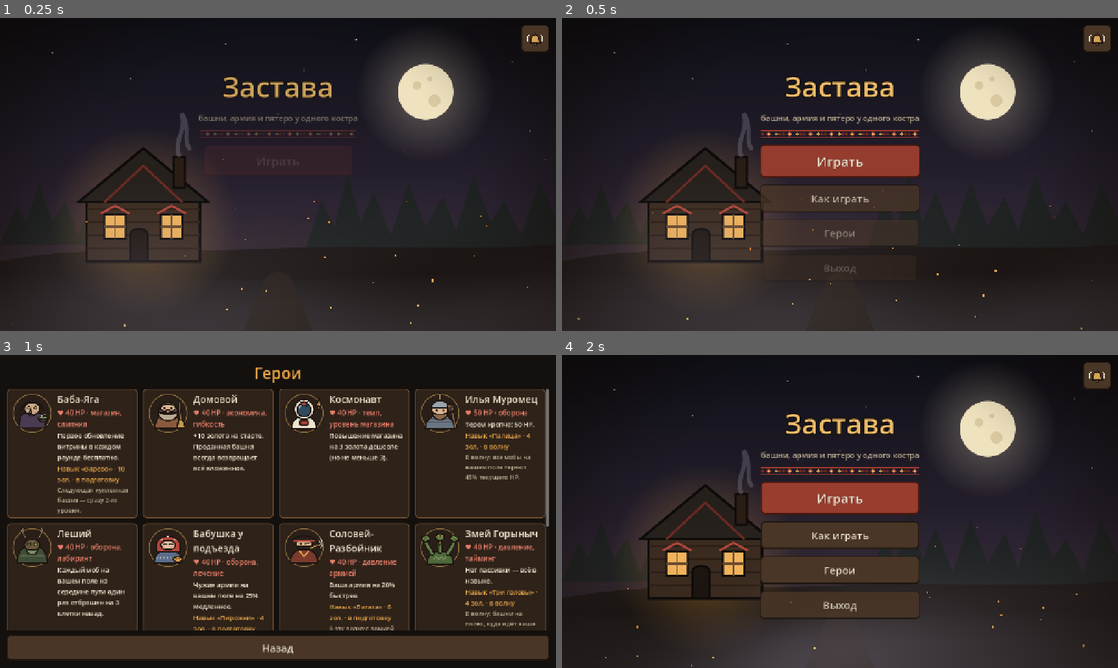
Above: before the commit, frames 1-4 (two rows, left to right).
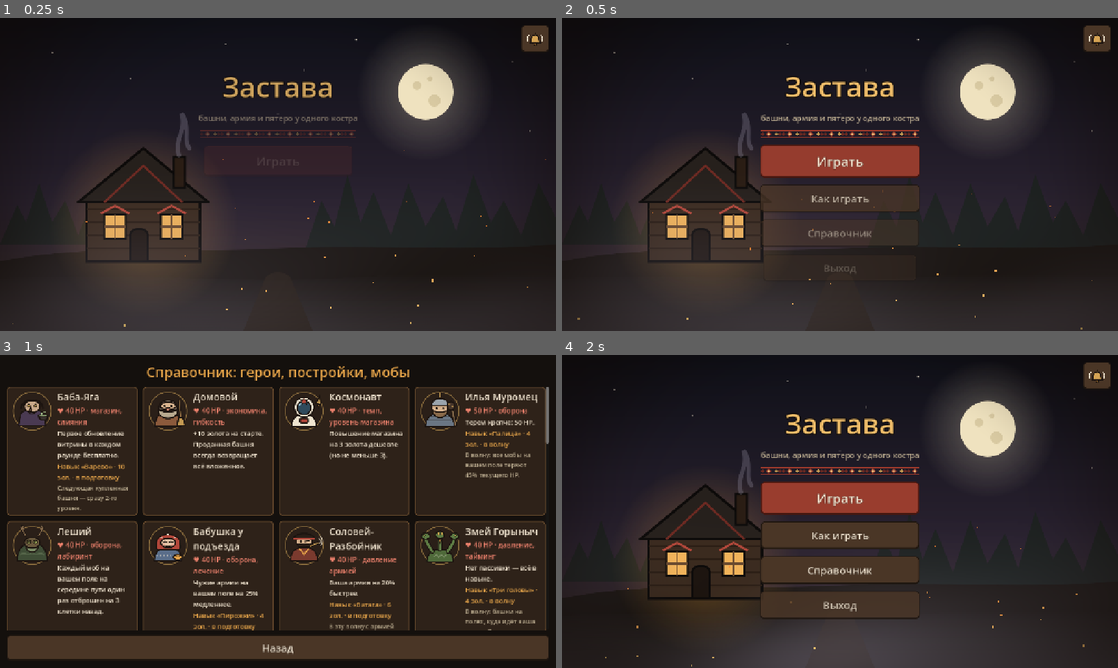
Above: after the commit, the same moments.

Repository: mewin1/godot-game
Game: Godot game, scene res://scenes/main_menu.tscn
Same seed, same stepped clock (60 frames per second), same inputs: the game is played once before the commit and once after it.
Inputs:
- Up to frame 1 (0.25 s): no input
- Up to frame 2 (0.5 s): no input
- Up to frame 3 (1 s): click "Герои" (after the commit: "Справочник") at 0.5 s
- Up to frame 4 (2 s): click "Назад" at 1.25 s

Frame 1 is identical in both runs. In frame 2, 0.1% of the frame differs, in the area x 44-56%, y 67-71%; in frame 3, 16%, in the area x 1-99%, y 3-88%; in frame 4, 0.2%.

Commit message:
Справочник: герои, постройки, мобы; описания старых башен

Diff:
--- a/data/towers/fire_1.tres
+++ b/data/towers/fire_1.tres
@@ -18,3 +18,4 @@
 slow_ticks = 0
 tags = Array[StringName]([&"fire"])
 color = Color(0.95, 0.45, 0.2, 1)
+description = "Жаровня: бьёт огнём по площади — хороша против толпы."
--- a/data/towers/fire_2.tres
+++ b/data/towers/fire_2.tres
@@ -18,3 +18,4 @@
 slow_ticks = 0
 tags = Array[StringName]([&"fire"])
 color = Color(0.85, 0.25, 0.1, 1)
+description = "Каменная жаровня: сильнее и дальше, урон по площади."
--- a/data/towers/ice_1.tres
+++ b/data/towers/ice_1.tres
@@ -18,3 +18,4 @@
 slow_ticks = 30
 tags = Array[StringName]([&"ice"])
 color = Color(0.45, 0.8, 1.0, 1)
+description = "Кристалл: замедляет цель на 40%."
--- a/data/towers/ice_2.tres
+++ b/data/towers/ice_2.tres
@@ -18,3 +18,4 @@
 slow_ticks = 40
 tags = Array[StringName]([&"ice"])
 color = Color(0.3, 0.55, 0.95, 1)
+description = "Друза: замедляет на 55%, бьёт далеко."
--- a/data/towers/mech_1.tres
+++ b/data/towers/mech_1.tres
@@ -18,3 +18,4 @@
 slow_ticks = 0
 tags = Array[StringName]([&"mech"])
 color = Color(0.7, 0.7, 0.75, 1)
+description = "Самострел: часто стреляет болтами по одной цели."
--- a/data/towers/mech_2.tres
+++ b/data/towers/mech_2.tres
@@ -18,3 +18,4 @@
 slow_ticks = 0
 tags = Array[StringName]([&"mech"])
 color = Color(0.5, 0.52, 0.6, 1)
+description = "Самострел на шестерне: очень частые выстрелы, большой радиус."
--- a/docs/presentation/content.json
+++ b/docs/presentation/content.json
@@ -14,7 +14,7 @@
     "Подсказки новичку в первых раундах, меню подготовки прокручивается",
     "Баланс подобран по <b>сотням матчей ботов</b>: все герои побеждают в 12–29% матчей, матч — 15 раундов",
     "Тестов было 93 — стало <b>140</b>, все проходят; детерминизм с героями проверен",
-    "В главном меню — <b>галерея героев</b>; в подписи поля соперника — его герой"
+    "В главном меню — <b>«Справочник»</b>: все герои, постройки и мобы; в подписи поля соперника — его герой"
    ]
   },
   {
--- a/scenes/main_menu.tscn
+++ b/scenes/main_menu.tscn
@@ -145,7 +145,7 @@
 custom_minimum_size = Vector2(340, 64)
 layout_mode = 2
 theme_override_font_sizes/font_size = 24
-text = "Герои"
+text = "Справочник"
 
 [node name="QuitButton" type="Button" parent="Center/Menu"]
 unique_name_in_owner = true
--- a/src/ui/heroes_gallery.gd
+++ b/src/ui/heroes_gallery.gd
@@ -1,6 +1,6 @@
 extends Control
-## Галерея героев из главного меню: все герои из конфига матча — портрет, HP, пассивка, навык.
-## Собирается кодом из данных (новый герой в конфиге сам появится здесь).
+## Справочник из главного меню: герои (портрет, HP, пассивка, навык), постройки и мобы.
+## Собирается кодом из данных (новый герой, постройка или моб сам появится здесь).
 
 const CONFIG_PATH: String = "res://data/game_config.tres"
 const PORTRAIT_SIZE: float = 96.0
@@ -10,7 +10,10 @@
 const COLOR_SKILL: Color = Color(0.91, 0.65, 0.29)
 const COLOR_TEXT: Color = Color(0.94, 0.89, 0.81)
 
-var _grid: GridContainer
+const MOB_IDS: Array[StringName] = [&"basic", &"fast", &"armored", &"boss", &"kolobok", &"bat",
+		&"healer", &"knight", &"stealth", &"courier", &"robber", &"send_unit"]
+
+var _grids: Array[GridContainer] = []
 
 
 func _ready() -> void:
@@ -28,7 +31,7 @@
 	var box: VBoxContainer = VBoxContainer.new()
 	box.add_theme_constant_override("separation", 12)
 	margin.add_child(box)
-	var title: Label = _make_label("Герои", 36, COLOR_SKILL)
+	var title: Label = _make_label("Справочник: герои, постройки, мобы", 32, COLOR_SKILL)
 	title.theme_type_variation = &"HeaderLabel"
 	title.horizontal_alignment = HORIZONTAL_ALIGNMENT_CENTER
 	box.add_child(title)
@@ -36,14 +39,25 @@
 	scroll.size_flags_vertical = Control.SIZE_EXPAND_FILL
 	scroll.horizontal_scroll_mode = ScrollContainer.SCROLL_MODE_DISABLED
 	box.add_child(scroll)
-	_grid = GridContainer.new()
-	_grid.add_theme_constant_override("h_separation", 12)
-	_grid.add_theme_constant_override("v_separation", 12)
-	_grid.size_flags_horizontal = Control.SIZE_EXPAND_FILL
-	scroll.add_child(_grid)
+	var sections: VBoxContainer = VBoxContainer.new()
+	sections.size_flags_horizontal = Control.SIZE_EXPAND_FILL
+	sections.add_theme_constant_override("separation", 12)
+	scroll.add_child(sections)
 	var config: GameConfig = load(CONFIG_PATH) as GameConfig
+	var heroes: GridContainer = _add_section(sections, "")
 	for hero: HeroData in config.heroes:
-		_grid.add_child(_make_card(hero))
+		heroes.add_child(_make_card(hero))
+	var towers: GridContainer = _add_section(sections, "Постройки")
+	var catalog: VisualCatalog = VisualCatalog.get_default()
+	for data: TowerData in config.towers:
+		var visual: TowerVisual = catalog.get_tower(data.id)
+		towers.add_child(_make_entry(visual.icon, data.display_name,
+				"Тир %d · клеток %d" % [data.tier, data.shape.size()], data.description))
+	var mobs: GridContainer = _add_section(sections, "Мобы")
+	for mob_id: StringName in MOB_IDS:
+		var mob: MobData = load("res://data/mobs/%s.tres" % mob_id) as MobData
+		mobs.add_child(_make_entry(catalog.get_mob(mob_id).texture, mob.display_name,
+				"HP %d" % mob.hp, mob.description))
 	var back: Button = Button.new()
 	back.text = "Назад"
 	back.custom_minimum_size = Vector2(0, 60)
@@ -61,8 +75,49 @@
 
 
 func _update_columns() -> void:
-	if _grid != null:
-		_grid.columns = maxi(1, int(size.x / (CARD_WIDTH + 12.0)))
+	for grid: GridContainer in _grids:
+		grid.columns = maxi(1, int(size.x / (CARD_WIDTH + 12.0)))
+
+
+## Раздел справочника: заголовок (может быть пустым) и сетка карточек.
+func _add_section(parent: Container, caption: String) -> GridContainer:
+	if caption != "":
+		var label: Label = _make_label(caption, 30, COLOR_SKILL)
+		label.theme_type_variation = &"HeaderLabel"
+		label.horizontal_alignment = HORIZONTAL_ALIGNMENT_CENTER
+		parent.add_child(label)
+	var grid: GridContainer = GridContainer.new()
+	grid.add_theme_constant_override("h_separation", 12)
+	grid.add_theme_constant_override("v_separation", 12)
+	grid.size_flags_horizontal = Control.SIZE_EXPAND_FILL
+	parent.add_child(grid)
+	_grids.append(grid)
+	return grid
+
+
+## Карточка постройки или моба: картинка, имя, короткая строка, описание.
+func _make_entry(icon: Texture2D, title: String, info: String, details: String) -> PanelContainer:
+	var card: PanelContainer = PanelContainer.new()
+	card.theme_type_variation = &"CardPanel"
+	card.custom_minimum_size = Vector2(CARD_WIDTH, 0)
+	card.size_flags_horizontal = Control.SIZE_EXPAND_FILL
+	var row: HBoxContainer = HBoxContainer.new()
+	row.add_theme_constant_override("separation", 10)
+	card.add_child(row)
+	var picture: TextureRect = TextureRect.new()
+	picture.texture = icon
+	picture.custom_minimum_size = Vector2.ONE * PORTRAIT_SIZE * 0.7
+	picture.expand_mode = TextureRect.EXPAND_IGNORE_SIZE
+	picture.stretch_mode = TextureRect.STRETCH_KEEP_ASPECT_CENTERED
+	picture.size_flags_vertical = Control.SIZE_SHRINK_BEGIN
+	row.add_child(picture)
+	var text: VBoxContainer = VBoxContainer.new()
+	text.size_flags_horizontal = Control.SIZE_EXPAND_FILL
+	row.add_child(text)
+	text.add_child(_make_label(title, 20, COLOR_TEXT))
+	text.add_child(_make_label(info, 15, COLOR_HP))
+	text.add_child(_make_label(details, 14, COLOR_MUTED))
+	return card
 
 
 func _make_card(hero: HeroData) -> PanelContainer:
Not shown, changed: decisions.md
Not shown, changed: docs/presentation/index.html
Not shown, changed: docs/prototype_notes.md
